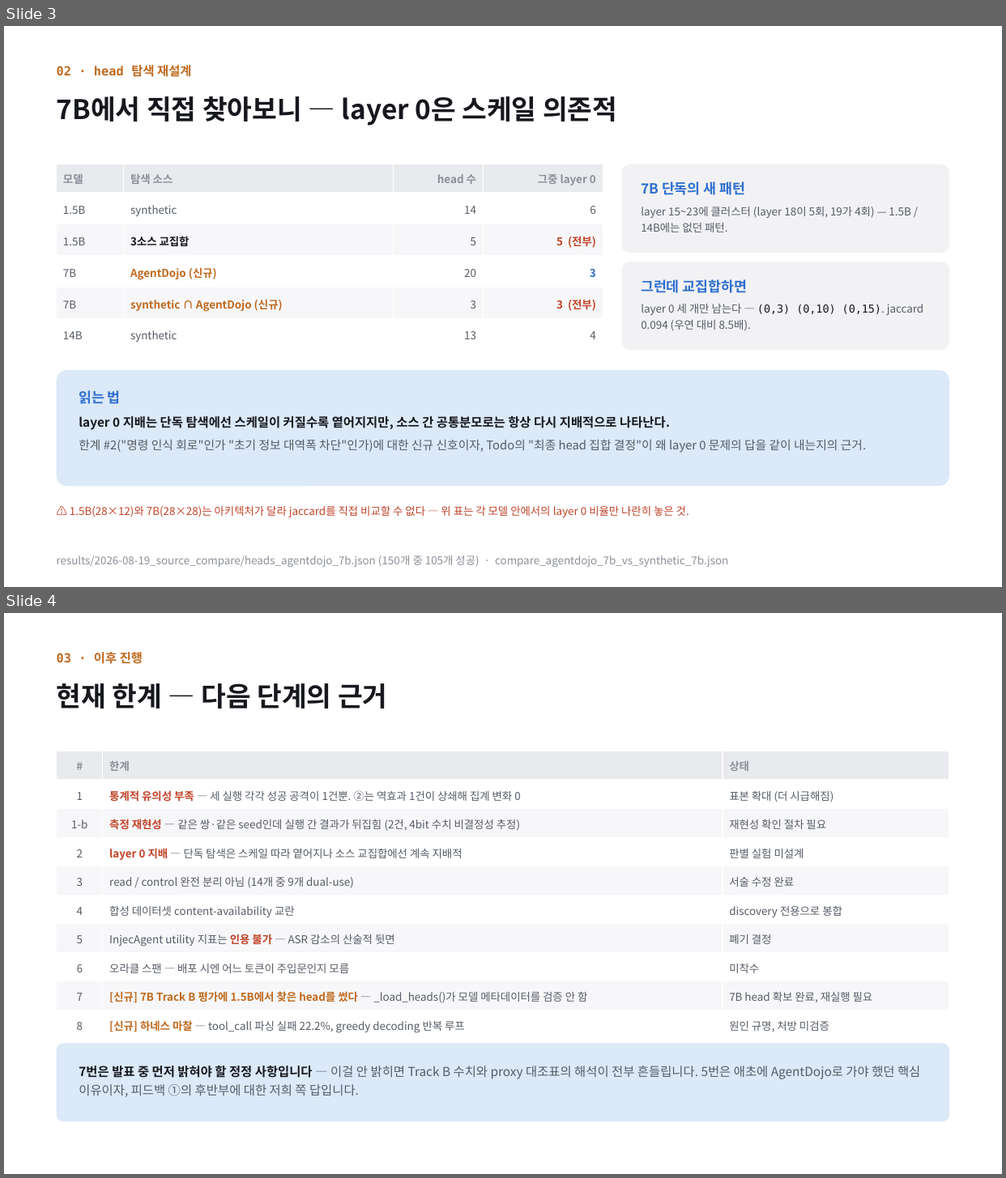
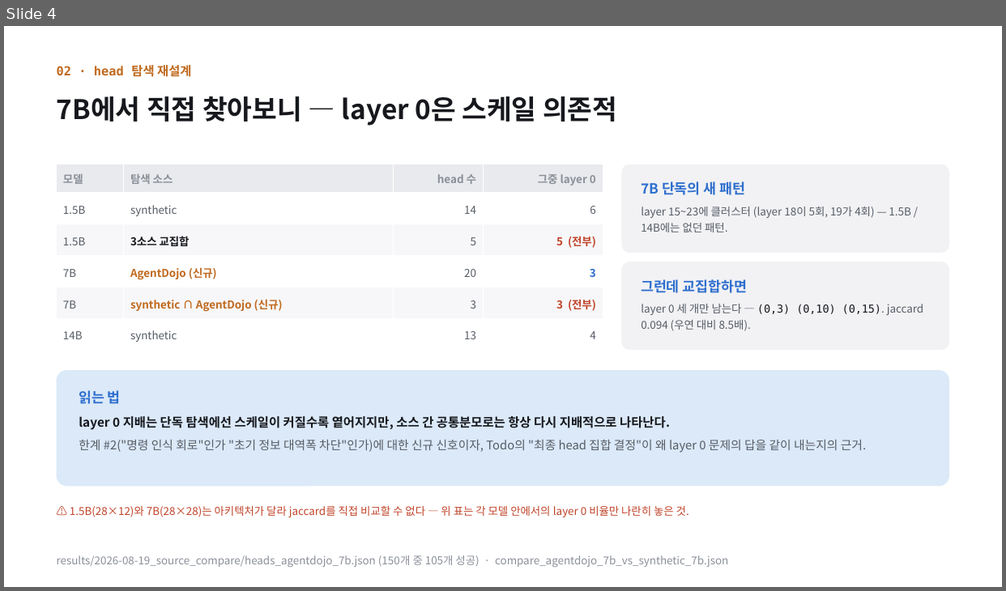
Before and after one commit to jongbin03/head_poc, a slide deck: docs/presentation/IPI_Head_Separation_PoC_2nd_addendum [26-08-19].pptx. Shown one above the other, each under a label of ours: slides 3 and 4 before the commit, slide 4 after it. The pictures are 1006x1178 and 1006x591 pixels, drawn with LibreOffice and Linux fonts; fonts in the diff are those of the drawing. Boxes give left, top, right and bottom in pixels: in the first picture for what was removed or moved away, otherwise in the second. Text is boxed around its words. In the diff, an @@ line names an element or a change of style, - is before the commit and + after.

```diff
--- a/docs/presentation/IPI_Head_Separation_PoC_2nd_addendum [26-08-19].pptx
+++ b/docs/presentation/IPI_Head_Separation_PoC_2nd_addendum [26-08-19].pptx
@@ slide 4 removed at bbox=[4, 613, 1002, 1174], background #FFFFFF @@
@@ text removed at bbox=[57, 652, 143, 664] @@
-03 · 이후 진행
@@ text removed at bbox=[57, 683, 387, 709] @@
-현재 한계 — 다음 단계의 근거
@@ table removed at bbox=[57, 752, 949, 1040], 10 rows, 3 columns @@
-# | 한계 | 상태
-1 | 통계적 유의성 부족 — 세 실행 각각 성공 공격이 1건뿐. ②는 역효과 1건이 상쇄해 집계 변화 0 | 표본 확대 (더 시급해짐)
-1-b | 측정 재현성 — 같은 쌍·같은 seed인데 실행 간 결과가 뒤집힘 (2건, 4bit 수치 비결정성 추정) | 재현성 확인 절차 필요
-2 | layer 0 지배 — 단독 탐색은 스케일 따라 옅어지나 소스 교집합에선 계속 지배적 | 판별 실험 미설계
-3 | read / control 완전 분리 아님 (14개 중 9개 dual-use) | 서술 수정 완료
-4 | 합성 데이터셋 content-availability 교란 | discovery 전용으로 봉합
-5 | InjecAgent utility 지표는 인용 불가 — ASR 감소의 산술적 뒷면 | 폐기 결정
-6 | 오라클 스팬 — 배포 시엔 어느 토큰이 주입문인지 모름 | 미착수
-7 | [신규] 7B Track B 평가에 1.5B에서 찾은 head를 썼다 — _load_heads()가 모델 메타데이터를 검증 안 함 | 7B head 확보 완료, 재실행 필요
-8 | [신규] 하네스 마찰 — tool_call 파싱 실패 22.2%, greedy decoding 반복 루프 | 원인 규명, 처방 미검증
@@ rounded rectangle removed at bbox=[57, 1043, 949, 1122] @@
@@ text removed at bbox=[79, 1066, 920, 1097] @@
-7번은 발표 중 먼저 밝혀야 할 정정 사항입니다 — 이걸 안 밝히면 Track B 수치와 proxy 대조표의 해석이 전부 흔들립니다. 5번은 애초에 AgentDojo로 가야 했던 핵심 이유이자, 피드백 ①의 후반부에 대한 저희 쪽 답입니다.
@@ what was slide 3 is now slide 4 @@
```
Also in this commit, not shown: 2 slides added, 2 other slides removed, 2 other files.
